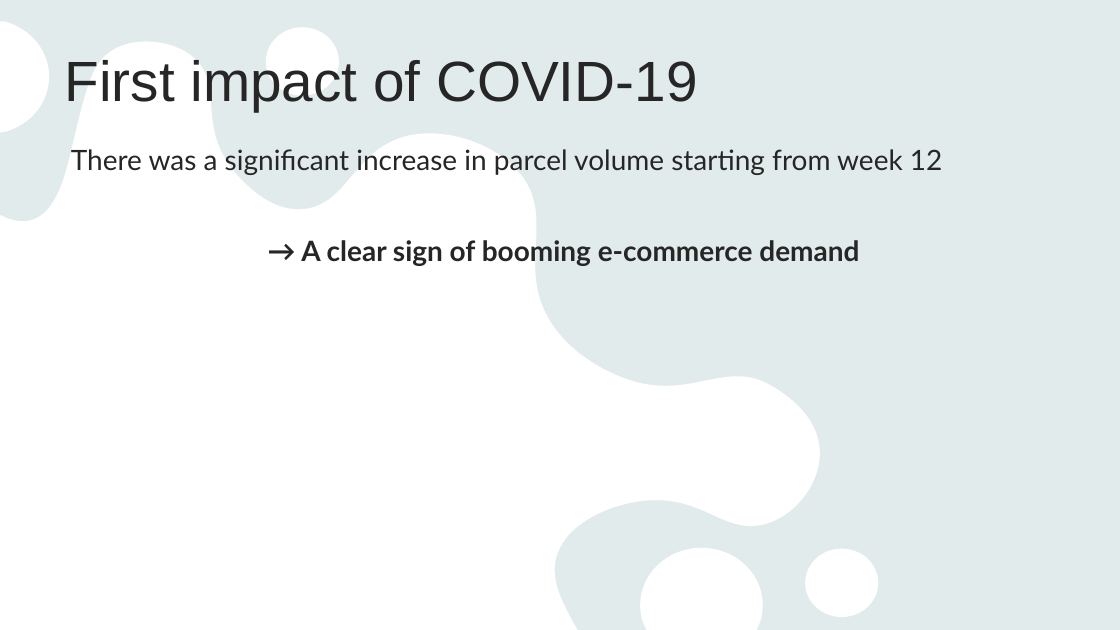
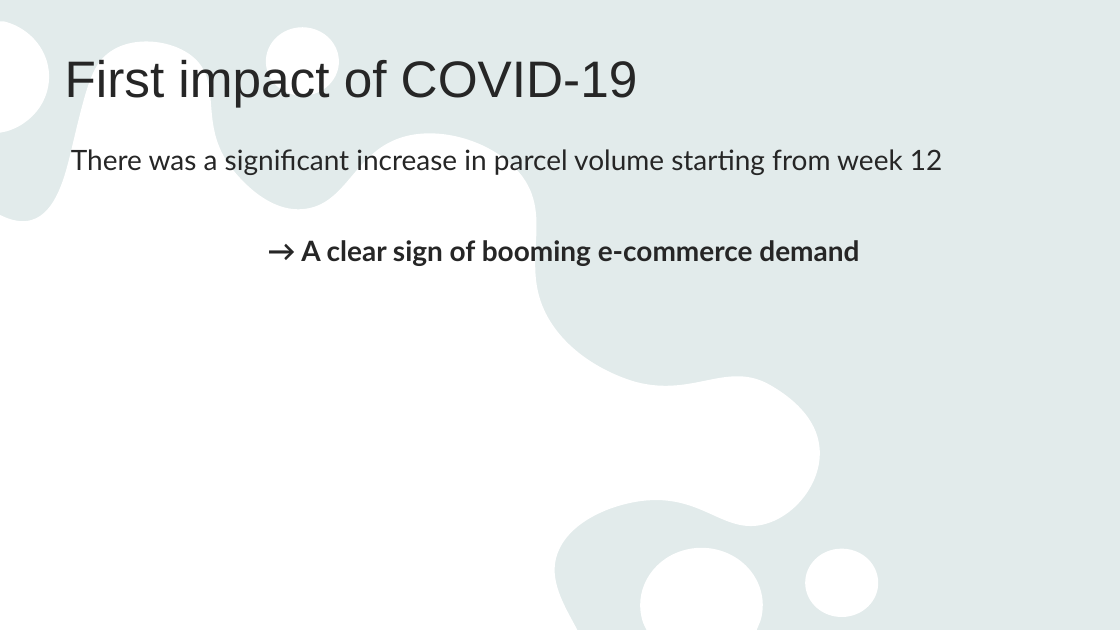
Before and after one commit to anhquanbui/finalprojectg7, a slide deck: slide 4 of Project.pptx. Drawn at 1120x630 pixels with LibreOffice and Linux fonts; fonts in the diff are those of the drawing. Boxes give left, top, right and bottom in pixels: in the first picture for what was removed or moved away, otherwise in the second. Text is boxed around its words. In the diff, an @@ line names an element or a change of style, - is before the commit and + after.

```diff
--- a/Project.pptx
+++ b/Project.pptx
@@ title "First impact of COVID-19" at [65,59,638,107]: size 48.6 to 44 pt @@
```
Also in this commit, not shown: 5 other slides changed, 5 slides added, 1 slide removed.
